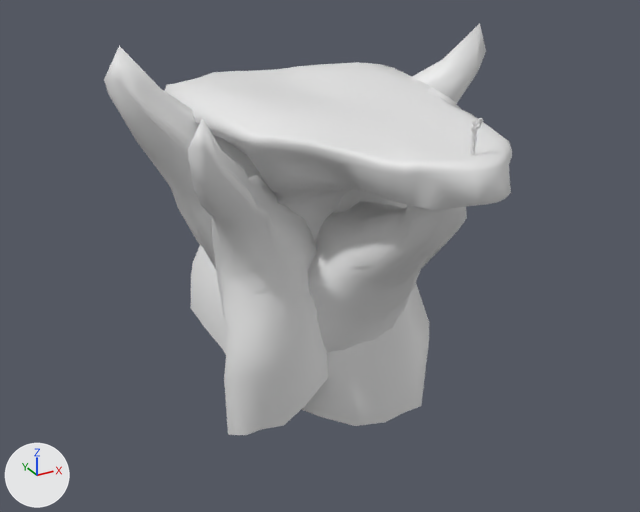
One commit to the Blender file Assets/Meshes/God_Stone.blend: the scene before it, then after it.
One viewpoint serves both versions: a 50 mm lens placed at (-19.1, -39.9, 9.5), pointed at (-0.3, -5.6, -7.7). Every picture has the same lights, and +X, +Y and +Z are marked at lower left.
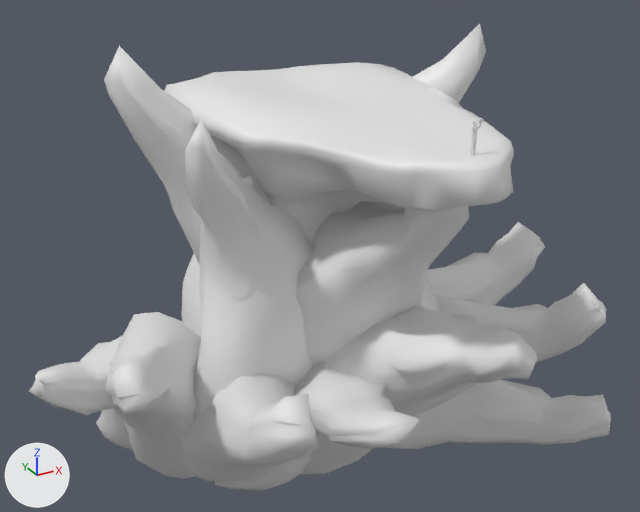
Commit message: update GodStone

The change, as a list of edits to the scene's bpy script:
```text
Change me_plane:
    used by ob_plane; location = (0.0, 0.0, 0.0)
    remove me_plane.from_pydata(...)  # 2499 vertices, 2421 faces; spans x -9.8..8.4, y -17.8..0.7, z -15.1..3.1
    add me_plane.from_pydata(...)  # 4247 vertices, 4095 faces; spans x -14.8..13.9, y -17.8..4.6, z -23.1..3.1
    me_plane part 1: a new loose piece of 226 vertices spanning x -1.8..9.8, y -15.4..0.2, z -20.8..-7.8, in mat_untitled (its picture is missing)
    me_plane part 2: a new loose piece of 226 vertices spanning x 0.1..13.9, y -6.4..3.8, z -22.2..-8.7, in mat_untitled (its picture is missing)
    me_plane part 3: a new loose piece of 226 vertices spanning x -0.8..11.2, y -15.1..3.7, z -22.7..-14.1, in mat_untitled (its picture is missing)
    me_plane part 4: a new loose piece of 226 vertices spanning x -8.6..-1.7, y -17.0..1.0, z -20.5..-7.7, in mat_untitled (its picture is missing)
    me_plane part 5: a new loose piece of 208 vertices spanning x -4.2..5.4, y -17.3..0.2, z -22.8..-7.4, in mat_untitled (its picture is missing)
    me_plane part 6: a new loose piece of 208 vertices spanning x -12.4..-1.9, y -13.3..3.7, z -22.0..-6.7, in mat_untitled (its picture is missing)
    me_plane part 7: a new loose piece of 201 vertices spanning x -4.6..2.1, y -17.1..0.3, z -23.1..-9.5, in mat_untitled (its picture is missing)
    me_plane part 8: a new loose piece of 201 vertices spanning x -14.8..-3.8, y -9.1..4.6, z -21.2..-8.4, in mat_untitled (its picture is missing)
    me_plane part 9: 680 vertices moved from x -8.1..6.2, y -16.9..-0.8, z -13.5..1.5 to x -8.2..6.5, y -16.9..-0.7, z -14.5..1.5; 460 vertices removed from x -8.2..5.4, y -16.5..-0.8, z -15.1..1.6; 486 vertices added at x -8.3..6.0, y -16.5..-0.3, z -16.8..1.6
```

Where the change shows, as pixel boxes [x1, y1, x2, y2] in the pictures (640 x 512 px; the box of a moved part takes in the faces that stretch with it):
'Plane', reshaped (43% wider, 13% taller): before [104, 23, 512, 435]; after [29, 24, 611, 490]
part 1 of me_plane, added: after [404, 283, 606, 417]
part 2 of me_plane, added: after [427, 222, 545, 305]
part 3 of me_plane, added: after [380, 380, 611, 449]
part 4 of me_plane, added: after [178, 373, 318, 482]
part 5 of me_plane, added: after [301, 306, 538, 474]
part 6 of me_plane, added: after [105, 312, 201, 479]
part 7 of me_plane, added: after [215, 363, 420, 490]
part 8 of me_plane, added: after [29, 335, 133, 450]
part 9 of me_plane, moved or reshaped: before [129, 60, 512, 435]; after [127, 60, 514, 423]
